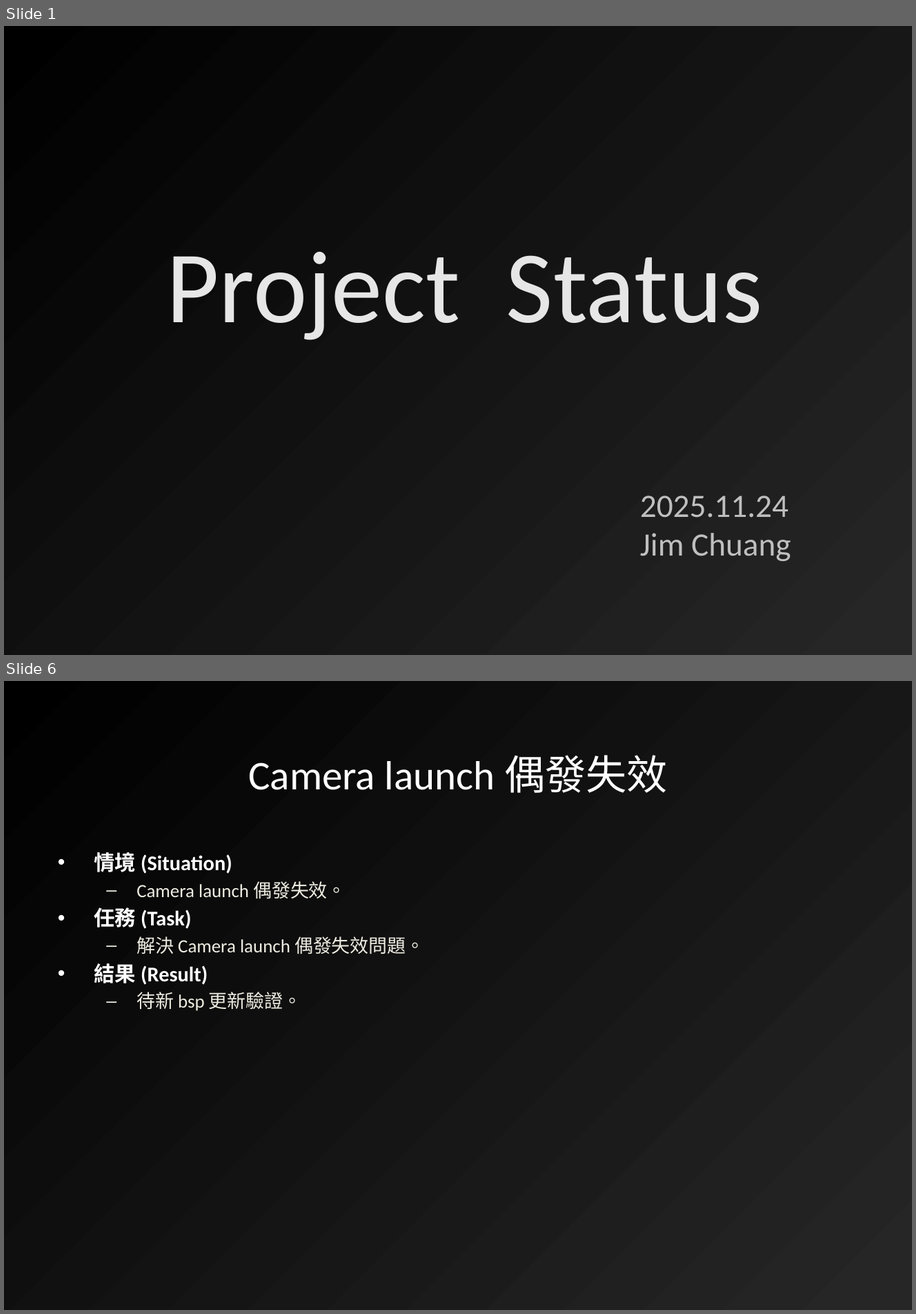
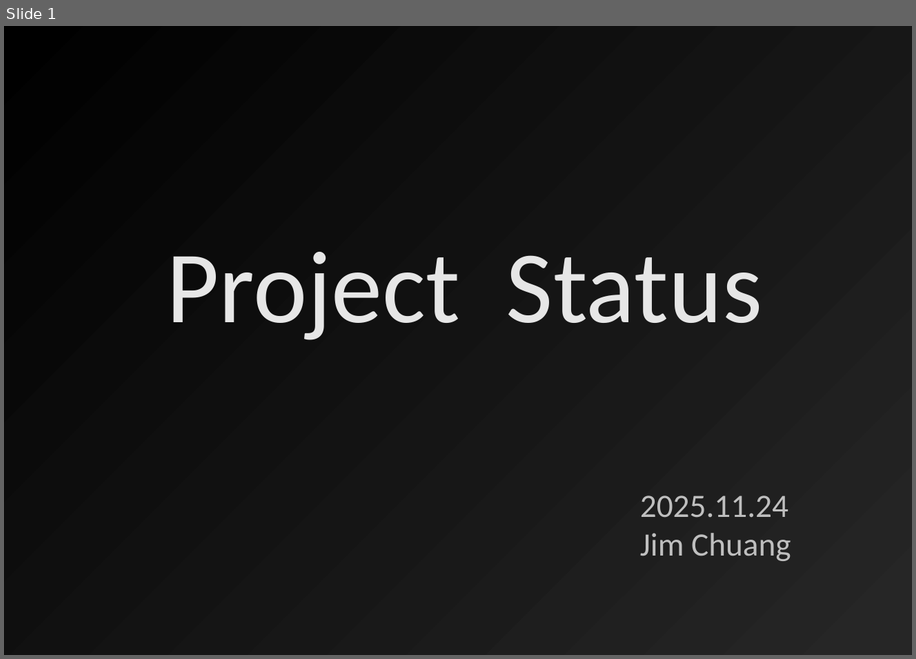
Before and after one commit to gsl925/ReportHelper, a slide deck: Weekly Report_JimChuang.pptx. Shown one above the other, each under a label of ours: slides 1 and 6 before the commit, slide 1 after it; the slides between them are not shown. The pictures are 916x1314 and 916x659 pixels, drawn with LibreOffice and Linux fonts; fonts in the diff are those of the drawing; background and template pictures are left out. Boxes give left, top, right and bottom in pixels: in the first picture for what was removed or moved away, otherwise in the second. Text is boxed around its words. In the diff, an @@ line names an element or a change of style, - is before the commit and + after.

```diff
--- a/Weekly Report_JimChuang.pptx
+++ b/Weekly Report_JimChuang.pptx
@@ slide 6 removed at <box>4,681,912,1310</box>, background gradient #262626 to #000000 @@
@@ title removed at <box>248,755,667,793</box> @@
-Camera launch 偶發失效
@@ text removed at <box>94,852,424,1011</box> @@
-• 情境 (Situation)
-  – Camera launch 偶發失效。
-• 任務 (Task)
-  – 解決 Camera launch 偶發失效問題。
-• 結果 (Result)
-  – 待新 bsp 更新驗證。
```
Also in this commit, not shown: 10 other slides removed, 1 other file.
